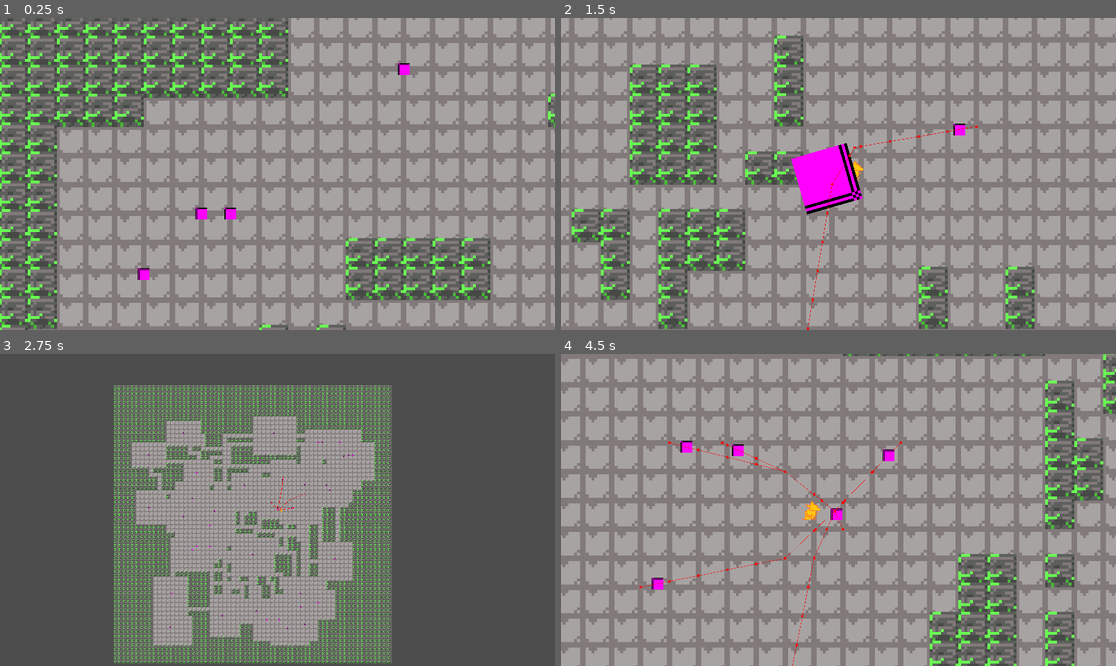
Above: before the commit, frames 1-4 (two rows, left to right).
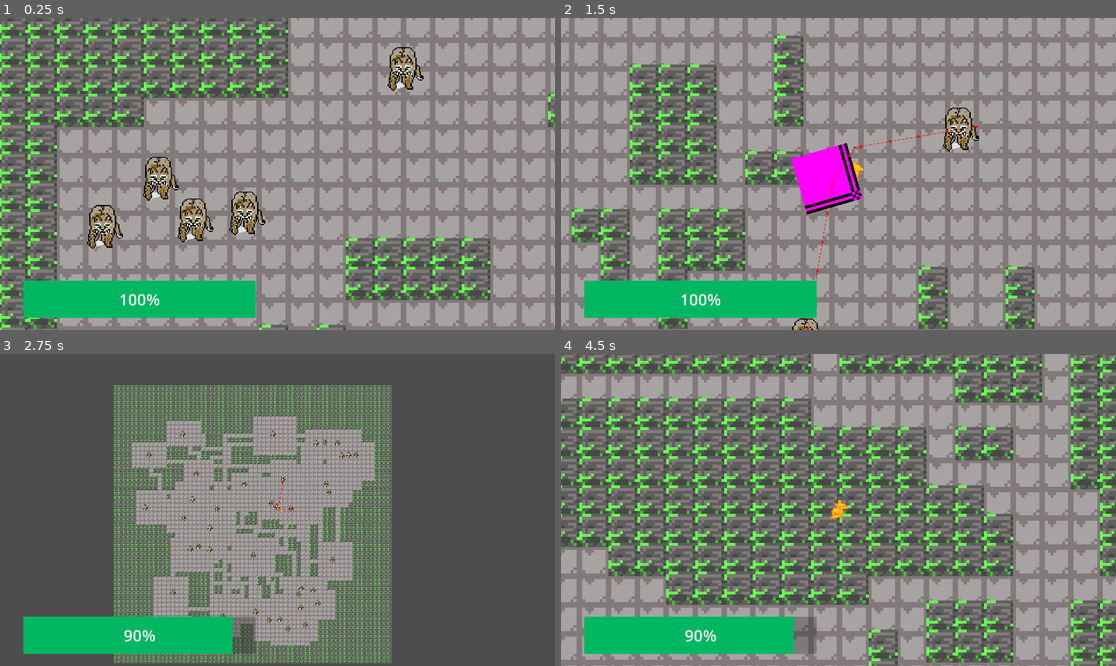
Above: after the commit, the same moments.

Repository: ColRyanYT/gaMMA_repo
Game: Godot game, scene res://Environment/test_level_proc_gen.tscn
Two runs of this game, one before a commit and one after it. Both use one fixed random seed, a clock stepped at 60 frames per second and the inputs below. The project has no main scene, so this scene is started directly.
Inputs (mouse positions are in pixels of both pictures, inside the frame that each line leads up to):
- Up to frame 1 (0.25 s): no input
- Up to frame 2 (1.5 s): move the mouse to (960, 158) at 0.52 s; hold Right (ui_right) 0.53-1.28 s; tap Shift (shift) at 0.6 s; tap Space at 0.77 s; move the mouse to (727, 189) at 1.27 s; hold Down (ui_down) from 1.28 s (still down); click (727, 189) at 1.35 s
- Up to frame 3 (2.75 s): tap Space at 1.52 s; move the mouse to (333, 441) at 2.02 s; release Down (ui_down) at 2.03 s; hold Right (ui_right) from 2.03 s (still down); tap F (zoom) at 2.1 s
- Up to frame 4 (4.5 s): move the mouse to (810, 572) at 2.77 s; release Right (ui_right) at 2.78 s; hold Up (ui_up) 2.78-3.53 s; tap Shift (shift) at 2.85 s; tap Space at 3.02, 3.77 s; move the mouse to (1005, 556) at 3.52 s; hold Left (ui_left) from 3.53 s (still down); click (1005, 556) at 3.6 s; move the mouse to (672, 463) at 4.27 s; tap F (zoom) at 4.35 s

The runs differ from the first frame. In frame 1, 8.0% of the frame differs, in the area x 4-77%, y 9-97%; in frame 2, 5.7%; in frame 3, 5.4%; in frame 4, 77%, in the area x 0-100%, y 0-100%.

Commit message:
added enemy sprite and health bar, enemies now damage the player

Diff:
--- a/Actors/enemy.gd
+++ b/Actors/enemy.gd
@@ -6,10 +6,15 @@
 @export var max_health = 100.0
 
 var current_health = max_health
+var _damage = 10
 
 @onready var navigation_agent = $NavigationAgent2D
 @onready var blood = $CPUParticles2D
 @onready var sprite = $Sprite2D
+@onready var walk = $AnimatedSprite2D
+
+func get_damage():
+	return _damage
 
 func _process(_delta: float) -> void:
 	if current_health <= 0.0:
@@ -34,3 +39,10 @@
 func _on_timer_timeout() -> void:
 	if player.global_position.distance_to(self.global_position) < 400:
 		pathfind()
+		walk.play("walk")
+	else:
+		walk.stop()
+
+func _on_damage_area_body_entered(body: Node2D) -> void:
+	if body.is_in_group("Player"):
+		body.take_damage(_damage)
--- a/Actors/enemy.tscn
+++ b/Actors/enemy.tscn
@@ -1,13 +1,31 @@
-[gd_scene load_steps=4 format=3 uid="uid://d36qdo072i8wi"]
+[gd_scene load_steps=7 format=3 uid="uid://d36qdo072i8wi"]
 
 [ext_resource type="Script" uid="uid://cca41hjoiim7x" path="res://Actors/enemy.gd" id="1_pgd2a"]
+[ext_resource type="Texture2D" uid="uid://1om6mtswn1ij" path="res://Actors/bobcat.png" id="2_rracr"]
+[ext_resource type="Texture2D" uid="uid://c571deydu3j4e" path="res://Actors/bobcat_flipped.png" id="3_fd1gt"]
 
 [sub_resource type="CircleShape2D" id="CircleShape2D_vk3ic"]
+radius = 20.0
 
-[sub_resource type="PlaceholderTexture2D" id="PlaceholderTexture2D_pgd2a"]
-size = Vector2(20, 20)
+[sub_resource type="SpriteFrames" id="SpriteFrames_ln8fe"]
+animations = [{
+"frames": [{
+"duration": 1.0,
+"texture": ExtResource("2_rracr")
+}, {
+"duration": 1.0,
+"texture": ExtResource("3_fd1gt")
+}],
+"loop": true,
+"name": &"walk",
+"speed": 5.0
+}]
+
+[sub_resource type="CircleShape2D" id="CircleShape2D_fd1gt"]
+radius = 22.0
 
 [node name="Enemy" type="CharacterBody2D"]
+scale = Vector2(2, 2)
 collision_layer = 6
 collision_mask = 3
 motion_mode = 1
@@ -18,7 +36,8 @@
 shape = SubResource("CircleShape2D_vk3ic")
 
 [node name="Sprite2D" type="Sprite2D" parent="."]
-texture = SubResource("PlaceholderTexture2D_pgd2a")
+visible = false
+texture = ExtResource("2_rracr")
 
 [node name="NavigationAgent2D" type="NavigationAgent2D" parent="."]
 debug_enabled = true
@@ -45,4 +64,17 @@
 scale_amount_max = 11.0
 color = Color(0.38604364, 0, 0.040072918, 1)
 
+[node name="AnimatedSprite2D" type="AnimatedSprite2D" parent="."]
+sprite_frames = SubResource("SpriteFrames_ln8fe")
+animation = &"walk"
+speed_scale = 0.4
+
+[node name="DamageArea" type="Area2D" parent="."]
+collision_layer = 0
+collision_mask = 2
+
+[node name="CollisionShape2D" type="CollisionShape2D" parent="DamageArea"]
+shape = SubResource("CircleShape2D_fd1gt")
+
 [connection signal="timeout" from="Timer" to="." method="_on_timer_timeout"]
+[connection signal="body_entered" from="DamageArea" to="." method="_on_damage_area_body_entered"]
--- a/Actors/player.gd
+++ b/Actors/player.gd
@@ -1,4 +1,4 @@
-extends CharacterBody2D
+class_name Player extends CharacterBody2D
 
 @onready var hand = $Hand
 @onready var sprite = $Sprite
@@ -21,8 +21,14 @@
 var my_weapon_scene: PackedScene
 var my_weapon: Weapon
 
+var max_health = 100
+var current_health = max_health
+
 var normal_texture = preload("res://Actors/armadillo.png")
 var ball_texture = preload("res://Actors/ball.png")
+
+func get_current_health():
+	return current_health
 
 # default weapon is claws for now
 func _ready() -> void:
@@ -78,10 +84,22 @@
 	if Input.is_action_just_pressed("shoot"):
 		my_weapon.fire()
 
+	if current_health <= 0:
+		get_tree().paused = true
+		await get_tree().create_timer(1).timeout
+		get_tree().quit()
+
 func bounce(collision_data: KinematicCollision2D):
 	if collision_data:
 		dash_velocity = velocity.bounce(collision_data.get_normal())
 		$Sprite/DashEffect.set_rotation(dash_velocity.angle())
+		#var collided = collision_data.get_collider().get_parent()
+		#print(collided.get_class())
+		#if collided.is_class("Enemy"):
+			#current_health -= collided.get_damage()
+
+func take_damage(damage_value):
+	current_health -= damage_value
 
 func _on_enemy_body_entered(_body: Node2D) -> void:
 	pass
--- a/Actors/player.tscn
+++ b/Actors/player.tscn
@@ -18,7 +18,7 @@
 [sub_resource type="RectangleShape2D" id="RectangleShape2D_y2lmi"]
 size = Vector2(31, 32)
 
-[node name="Player" type="CharacterBody2D"]
+[node name="Player" type="CharacterBody2D" groups=["Player"]]
 collision_layer = 2
 collision_mask = 3
 script = ExtResource("1_y2lmi")
--- a/Environment/test_level_proc_gen.tscn
+++ b/Environment/test_level_proc_gen.tscn
@@ -1,8 +1,9 @@
-[gd_scene load_steps=4 format=3 uid="uid://b4iv241dnbb62"]
+[gd_scene load_steps=5 format=3 uid="uid://b4iv241dnbb62"]
 
 [ext_resource type="Script" uid="uid://b5kfywyflks7c" path="res://Environment/proc_gen_new.gd" id="1_35ygo"]
 [ext_resource type="TileSet" uid="uid://k8infseuj8el" path="res://Environment/test_tileset.tres" id="1_36d10"]
 [ext_resource type="PackedScene" uid="uid://bh6aqa6dc6ati" path="res://Actors/player.tscn" id="3_35ygo"]
+[ext_resource type="PackedScene" uid="uid://cd206p4tf2gbl" path="res://GUI/hud.tscn" id="4_1tt34"]
 
 [node name="TestLevelProcGen" type="Node2D"]
 script = ExtResource("1_35ygo")
@@ -17,3 +18,5 @@
 zoom = Vector2(2, 2)
 
 [node name="Enemies" type="Node2D" parent="."]
+
+[node name="HUD" parent="." instance=ExtResource("4_1tt34")]
--- /dev/null
+++ b/GUI/hud.gd
@@ -0,0 +1,7 @@
+extends CanvasLayer
+
+@onready var player = get_parent().get_node("Player")
+@onready var health = $HealthBar
+
+func _process(_delta: float) -> void:
+	health.value = player.get_current_health()
--- /dev/null
+++ b/GUI/hud.tscn
@@ -0,0 +1,24 @@
+[gd_scene load_steps=4 format=3 uid="uid://cd206p4tf2gbl"]
+
+[ext_resource type="Script" uid="uid://bg4s8x7a7rq5o" path="res://GUI/hud.gd" id="1_15n47"]
+
+[sub_resource type="Theme" id="Theme_15n47"]
+
+[sub_resource type="StyleBoxFlat" id="StyleBoxFlat_15n47"]
+bg_color = Color(0, 0.71723896, 0.38112107, 1)
+
+[node name="HUD" type="CanvasLayer"]
+script = ExtResource("1_15n47")
+
+[node name="HealthBar" type="ProgressBar" parent="."]
+anchors_preset = 2
+anchor_top = 1.0
+anchor_bottom = 1.0
+offset_left = 81.0
+offset_top = -170.0
+offset_right = 885.0
+offset_bottom = -42.0
+grow_vertical = 0
+theme = SubResource("Theme_15n47")
+theme_override_font_sizes/font_size = 55
+theme_override_styles/fill = SubResource("StyleBoxFlat_15n47")
Binary file added: Actors/bobcat.png
Not shown, added: Actors/bobcat.png.import
Binary file added: Actors/bobcat_flipped.png
Not shown, added: Actors/bobcat_flipped.png.import
Not shown, added: GUI/hud.gd.uid
